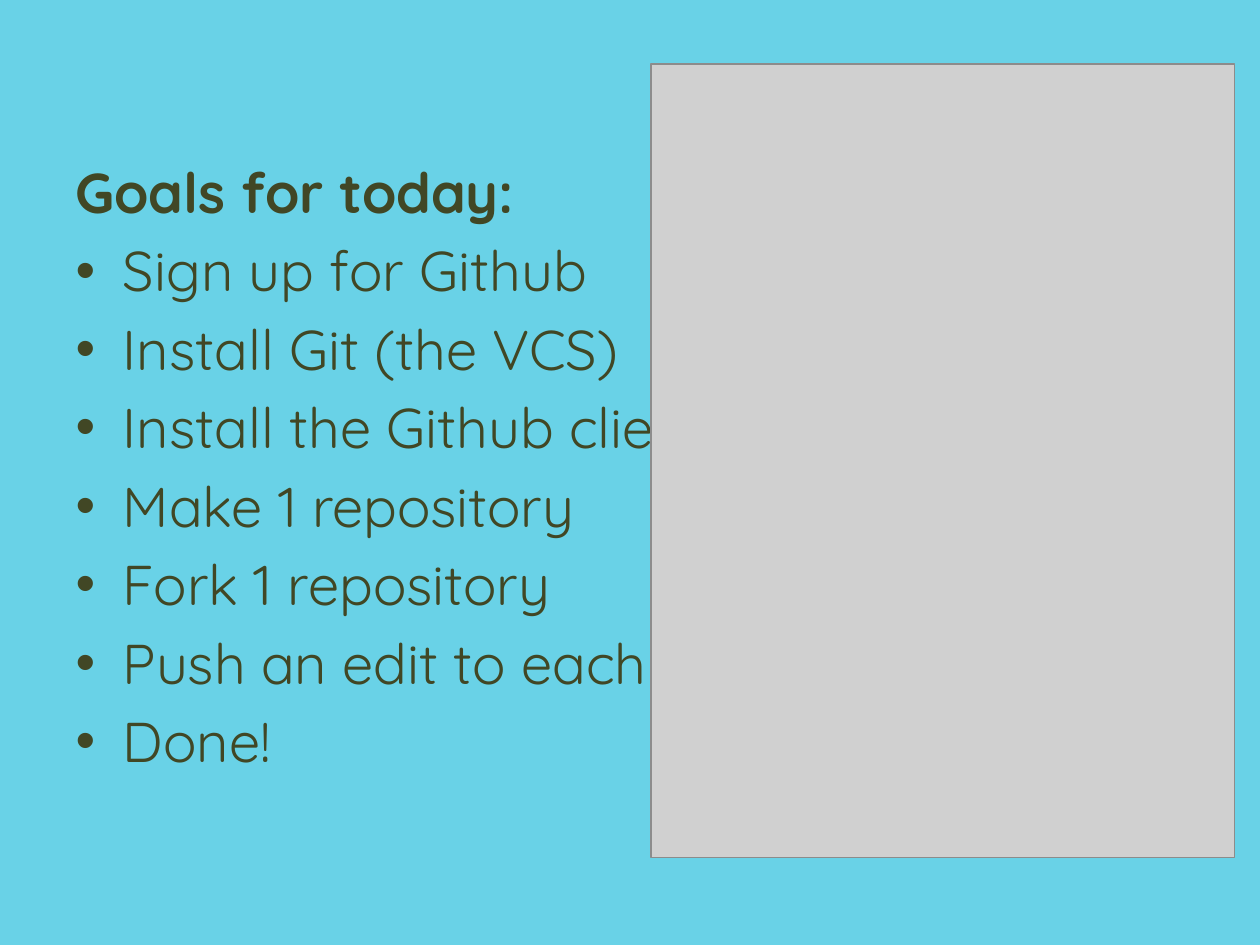
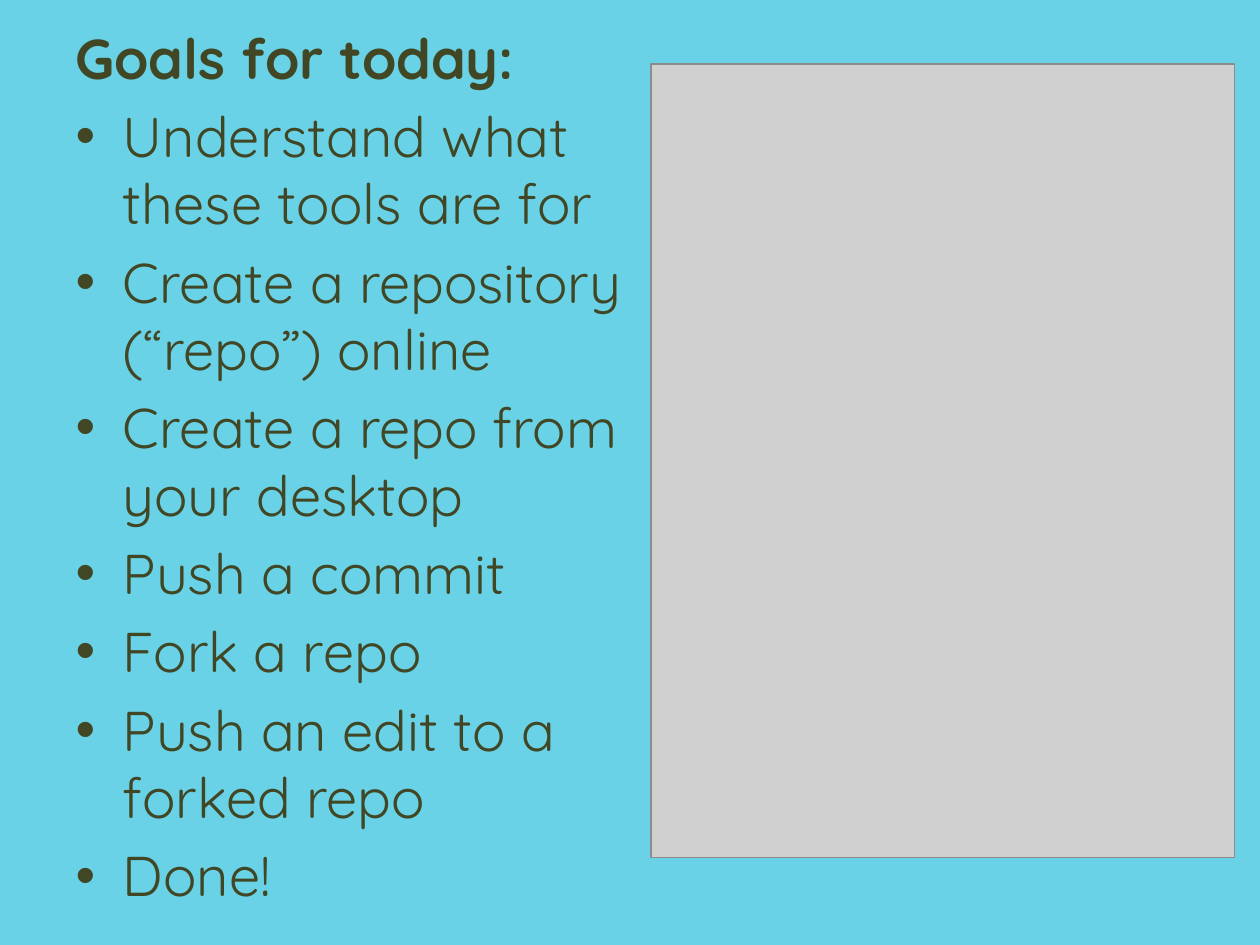
Before and after one commit to coconn/Friday-Noon-Seminar---Git-Github, a slide deck: slide 3 of FNS-13032015-Git-Primer.pptx (slide 6 before the commit). Drawn at 1260x945 pixels with LibreOffice and Linux fonts; fonts in the diff are those of the drawing; grey boxes stand for pictures. Boxes give left, top, right and bottom in pixels: in the first picture for what was removed or moved away, otherwise in the second. Text is boxed around its words. In the diff, an @@ line names an element or a change of style, - is before the commit and + after.

Commit message:
updating ppt

```diff
--- a/FNS-13032015-Git-Primer.pptx
+++ b/FNS-13032015-Git-Primer.pptx
@@ text at <box>123,115,621,829</box>: text changed @@
-• Sign up for Github
-• Install Git (the VCS)
-• Install the Github client
-• Make 1 repository
-• Fork 1 repository
-• Push an edit to each
+• Understand what these tools are for
+• Create a repository (“repo”) online
+• Create a repo from your desktop
+• Push a commit
+• Fork a repo
+• Push an edit to a forked repo
```
Also in this commit, not shown: 4 other slides changed, 3 slides added, 2 slides removed.
